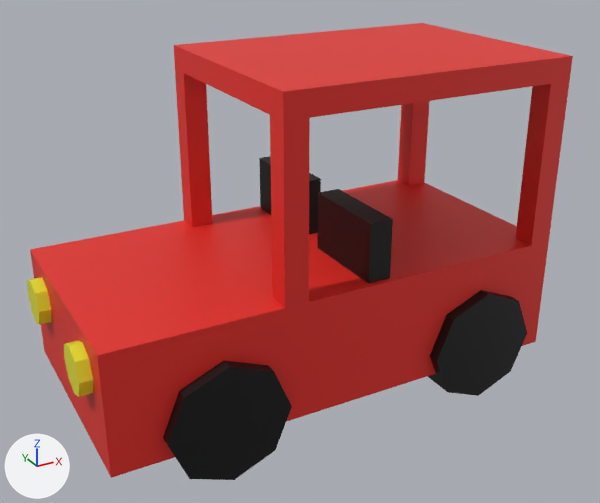
A saved change to the Blender file assets/car2.blend.
Rendered twice from a camera (50 mm lens) standing at (-3.12, -5.82, 4.13) and looking at (0.01, -0.12, 1.28). The lights are fixed; the arrows at lower left show +X, +Y and +Z.
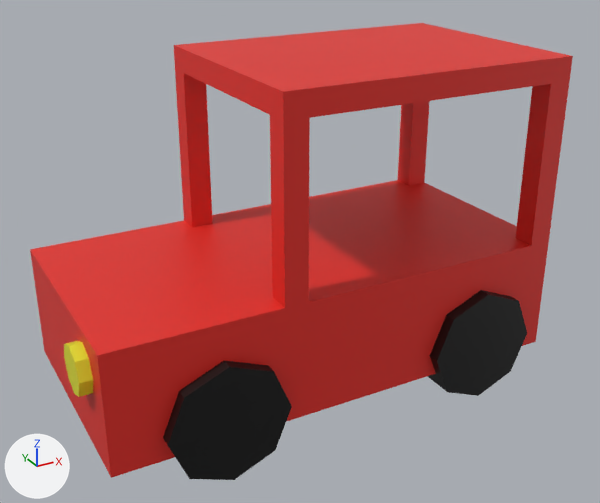
Changed parts and their boxes (x1, y1, x2, y2) in the pictures (600 x 503 px):
'Cube.006', deleted
    before: (317, 189, 393, 283)
'Cylinder.002', moved
    before: (27, 278, 52, 325)
    after: (64, 341, 93, 397)
'Cube.007', deleted (black)
    before: (259, 156, 321, 234)

Edits to the bpy script that builds the scene:
```text
Change ob_cylinder_002:
    ob_cylinder_002.location: (-2.0, 0.6, 1.0) -> (-2.0, -0.6, 1.0)
Remove ob_cube_006:
    ob_cube_006 = bpy.data.objects.new('Cube.006', me_cube_006)
    ob_cube_006.location = (0.264, -0.55, 1.55)
    ob_cube_006.scale = (0.2, 0.8, 0.5)
Remove ob_cube_007:
    ob_cube_007 = bpy.data.objects.new('Cube.007', me_cube_007)
    ob_cube_007.location = (0.264, 0.55, 1.55)
    ob_cube_007.scale = (0.2, 0.8, 0.5)
```
